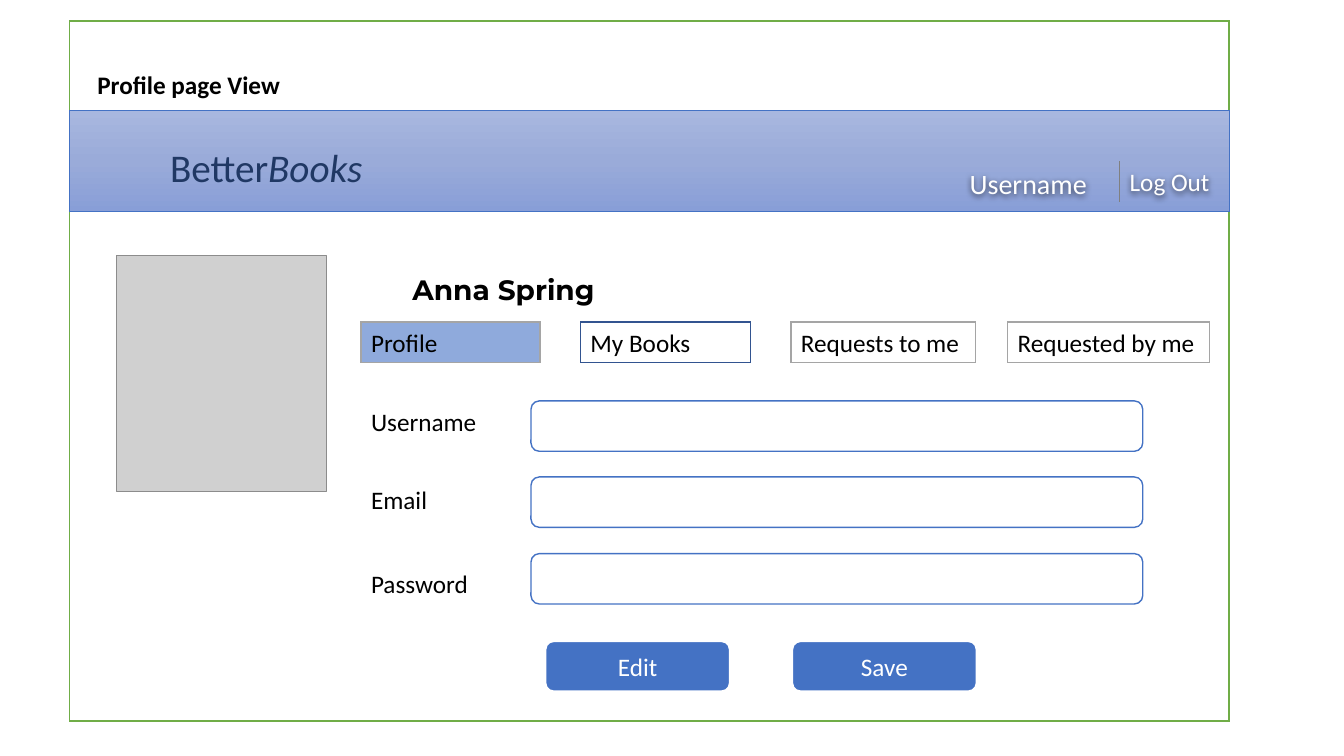
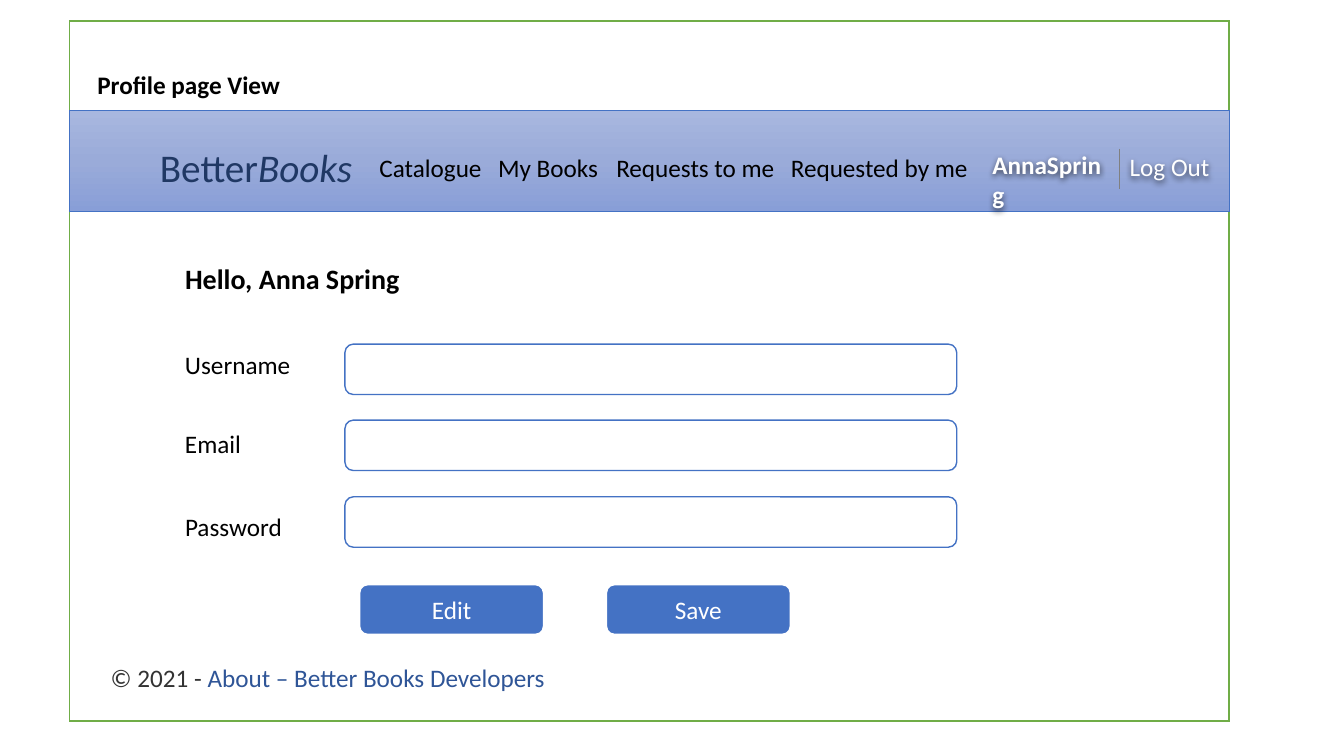
Before and after one commit to kateGalich/capstone, a slide deck: slide 10 of Construction 3/UI Prototypes.pptx (slide 12 before the commit). Drawn at 1344x756 pixels with LibreOffice and Linux fonts; fonts in the diff are those of the drawing; grey boxes stand for pictures; background and template pictures are left out. Boxes give left, top, right and bottom in pixels: in the first picture for what was removed or moved away, otherwise in the second. Text is boxed around its words. In the diff, an @@ line names an element or a change of style, - is before the commit and + after.

```diff
--- a/Construction 3/UI Prototypes.pptx
+++ b/Construction 3/UI Prototypes.pptx
@@ text added at bbox=[983, 144, 1123, 185], 18 pt, text #FFFFFF, bold @@
+AnnaSpring
@@ text "Log Out": place and size @@
-text "Log Out" at bbox=[1130, 175, 1209, 197]
+text "Log Out" at bbox=[1130, 160, 1209, 182]
@@ line moved from (1120, 161) - (1120, 202) to (1120, 148) - (1120, 190) @@
@@ text "BetterBooks": place and size @@
-text "BetterBooks" at bbox=[170, 155, 362, 182]
+text "BetterBooks" at bbox=[160, 155, 352, 182]
@@ text added at bbox=[379, 159, 481, 182], 18 pt, text #000000 @@
+Catalogue
@@ text added at bbox=[498, 159, 598, 181], 18 pt, text #000000 @@
+My Books
@@ text added at bbox=[616, 161, 775, 181], 18 pt, text #000000 @@
+Requests to me
@@ text added at bbox=[791, 159, 968, 181], 18 pt, text #000000 @@
+Requested by me
@@ text removed at bbox=[970, 176, 1087, 195] @@
-Username
@@ picture removed at bbox=[117, 255, 327, 491] @@
@@ text at bbox=[185, 269, 399, 294]: text changed; font Montserrat to Calibri @@
-Anna Spring
+Hello, Anna Spring
@@ rectangle removed at bbox=[361, 323, 539, 363] @@
-Profile
@@ rectangle removed at bbox=[581, 323, 751, 363] @@
-My Books:
@@ rectangle removed at bbox=[791, 323, 976, 363] @@
-Requests to me
@@ rectangle removed at bbox=[1008, 323, 1210, 363] @@
-Requested by me
@@ 5 rounded rectangles, 3 texts: place and size @@
-5 rounded rectangles, 3 texts at bbox=[371, 401, 1143, 692]
+5 rounded rectangles, 3 texts at bbox=[185, 344, 957, 635]
@@ text added at bbox=[137, 669, 545, 691], 18 pt, text #2F5597 @@
+© 2021 - About – Better Books Developers
```
Also in this commit, not shown: 11 other slides changed, 2 slides removed.
